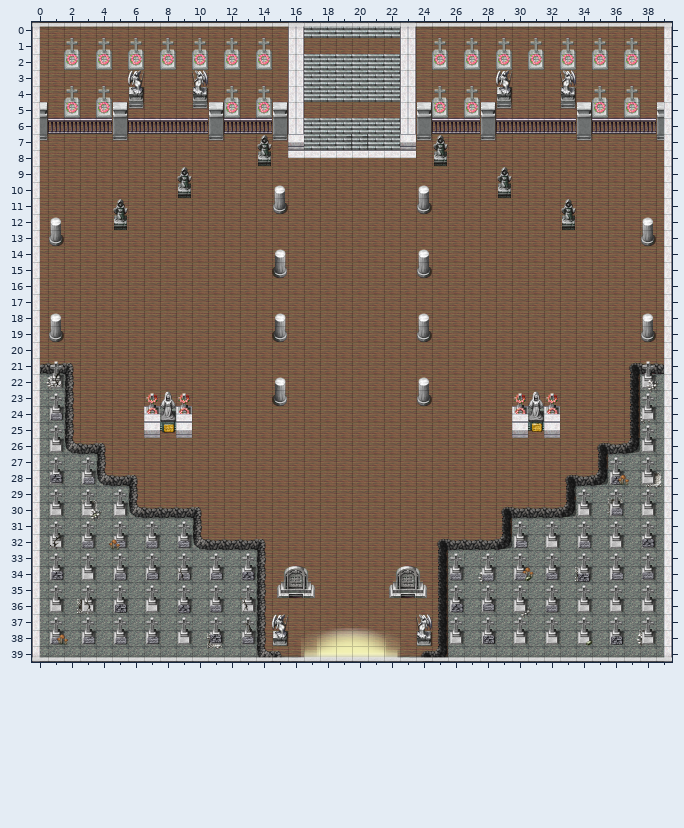
Two states of a Tiled map, Mapas/DungeonTorrePlanta1/DungeonTorrePlanta1.tmx. The first picture shows the starting point.
Cells are 32x32 px. Shown: x 0..39, y 0..39.
After:
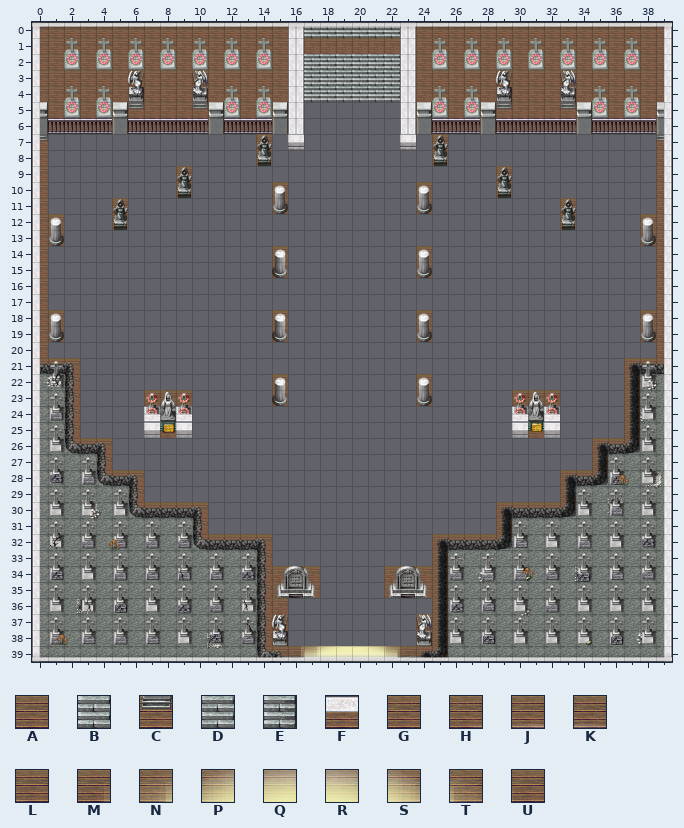
Key: from "DungeonTorrePlanta1": A 41, B 97, C 206, D 297, E 299, F 336, G 1497, H 1498, J 1499, K 1500, L 1501, M 1536, N 1537, P 1538, Q 1539, R 1540, S 1541, T 1542, U 1543.
_ is an empty cell.
Change:
Layer "Background" (now hidden):
The tile that lay hidden is removed in row 5 at x 17 to 22; in row 38 at x 16 to 23.
Tile A is removed in row 7 at x 1 to 4, 6 to 10, 12 to 13, 26 to 27, 29 to 33 and 35 to 38; in row 8 at x 1 to 13, 15, 24 and 26 to 38; in row 9 at x 1 to 8, 10 to 28 and 30 to 38; in row 10 at x 1 to 8, 10 to 14, 16 to 23, 25 to 28 and 30 to 38; in row 11 at x 1 to 4, 6 to 14, 16 to 23, 25 to 32 and 34 to 38; in row 12 at x 2 to 4, 6 to 32 and 34 to 37.
Tile A is removed in row 13 at x 2 to 37; in rows 14 to 15 at x 1 to 14, 16 to 23 and 25 to 38; in rows 16 to 17 at x 1 to 38; in rows 18 to 19 at x 2 to 14, 16 to 23 and 25 to 37; in row 20 at x 1 to 38; in row 21 at x 3 to 36.
Tile A is removed in row 22 at x 3 to 14, 16 to 23 and 25 to 36; in row 23 at x 3 to 6, 10 to 14, 16 to 23, 25 to 29 and 33 to 36; in rows 24 to 25 at x 3 to 6, 10 to 29 and 33 to 36; in rows 26 to 27 at x 5 to 34; in rows 28 to 29 at x 7 to 32; in rows 30 to 31 at x 11 to 28.
Tile A is removed in rows 32 to 33 at x 15 to 24; in rows 34 to 35 at x 18 to 21; in row 36 at x 16 to 24; in row 37 at x 16 and 22 to 23.
Tile B is removed in row 6 at x 17 to 22; in row 7 at x 21 to 22.
Tile C is removed in row 7 at x 5, 11, 15, 24, 28 and 34.
Tile D is removed in row 7 at x 17 to 18.
Tile E is removed in row 7 at x 19 to 20.
Tile F is removed in row 8 at x 16 to 23.
Tile G is removed in row 37 at x 17.
Tile H is removed in row 37 at x 18.
Tile J is removed in row 37 at x 19.
Tile K is removed in row 37 at x 20.
Tile L is removed in row 37 at x 21.
Layer "Puerta" (now hidden):
Tile A is removed in row 5 at x 17 to 22.
Tile M is removed in row 38 at x 16.
Tile N is removed in row 38 at x 17.
Tile P is removed in row 38 at x 18.
Tile Q is removed in row 38 at x 19.
Tile R is removed in row 38 at x 20.
Tile S is removed in row 38 at x 21.
Tile T is removed in row 38 at x 22.
Tile U is removed in row 38 at x 23.
Changed places in both pictures, as pixel boxes (x1, y1, x2, y2):
removed: (48, 102, 656, 646)
